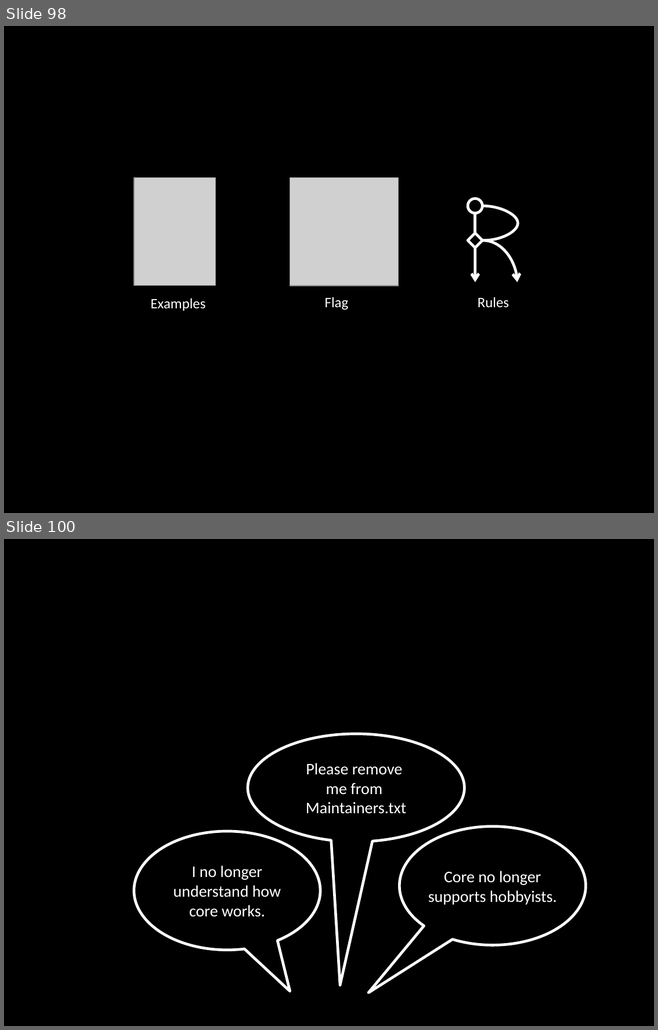
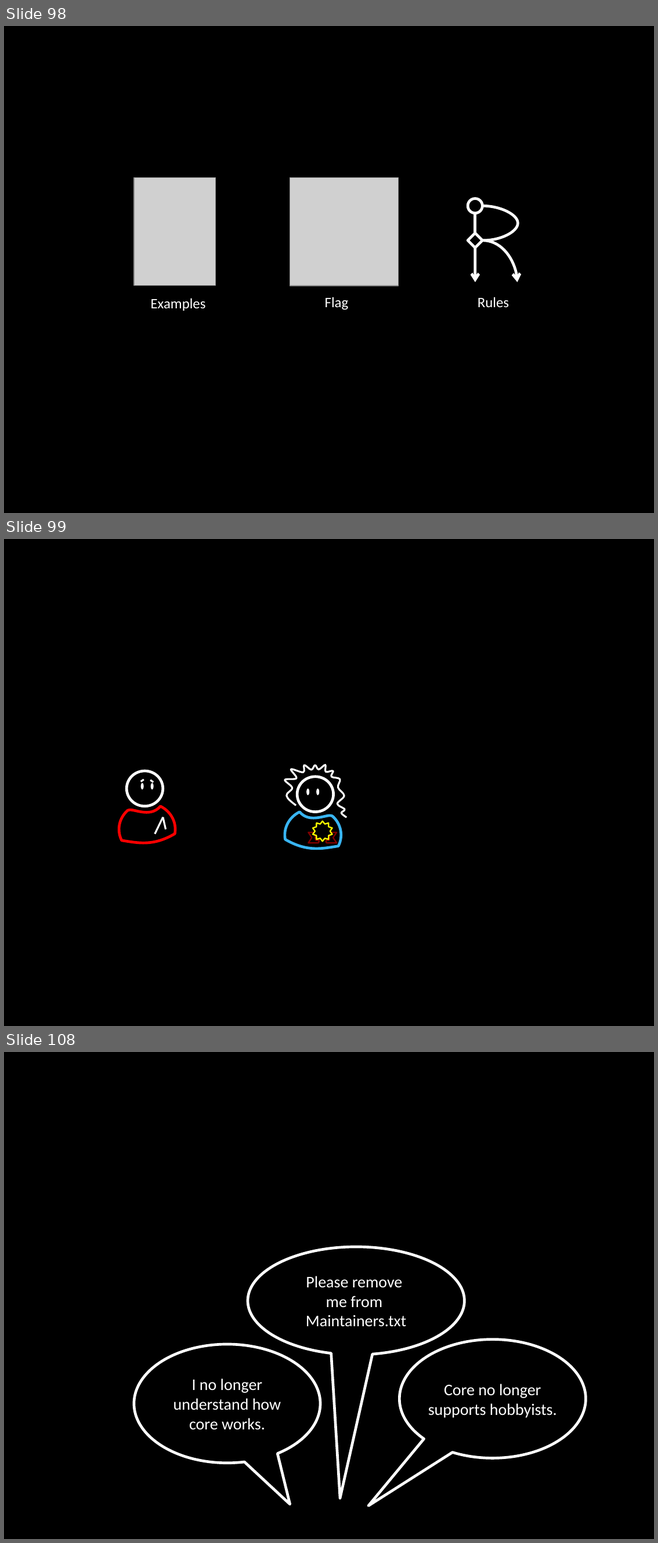
Before and after one commit to socketwench/exampleModuleAintCore, a slide deck: src/exampleModuleAintCore.pptx. Shown one above the other, each under a label of ours: slides 98 and 100 before the commit, slides 98, 99 and 108 after it; the slides between them are not shown. The pictures are 658x1030 and 658x1543 pixels, drawn with LibreOffice and Linux fonts; fonts in the diff are those of the drawing; grey boxes stand for pictures. Boxes give left, top, right and bottom in pixels: in the first picture for what was removed or moved away, otherwise in the second. Text is boxed around its words. In the diff, an @@ line names an element or a change of style, - is before the commit and + after.

```diff
--- a/src/exampleModuleAintCore.pptx
+++ b/src/exampleModuleAintCore.pptx
@@ slide 99 added at [4,539,654,1026], background #000000 @@
@@ group added at [119,771,176,843]: 4 lines, 3 ellipses, 1 freeform shape @@
@@ freeform shape added at [285,765,346,817], outline #FFFFFF 2 pt @@
@@ ellipse added at [297,777,333,812], outline #FFFFFF 3 pt @@
@@ ellipse added at [306,788,309,795], fill #FFFFFF @@
@@ ellipse added at [317,788,320,795], fill #FFFFFF @@
@@ freeform shape added at [285,812,341,849], outline #39B5F2 3 pt @@
@@ ribbon added at [308,827,336,843], outline #800000 1.5 pt @@
@@ star added at [313,821,332,841], fill #000000, outline #FFFF00 1.5 pt @@
@@ what was slide 100 is now slide 108 @@
```
Also in this commit, not shown: 1 slide changed, 11 other slides added, 2 other files.
